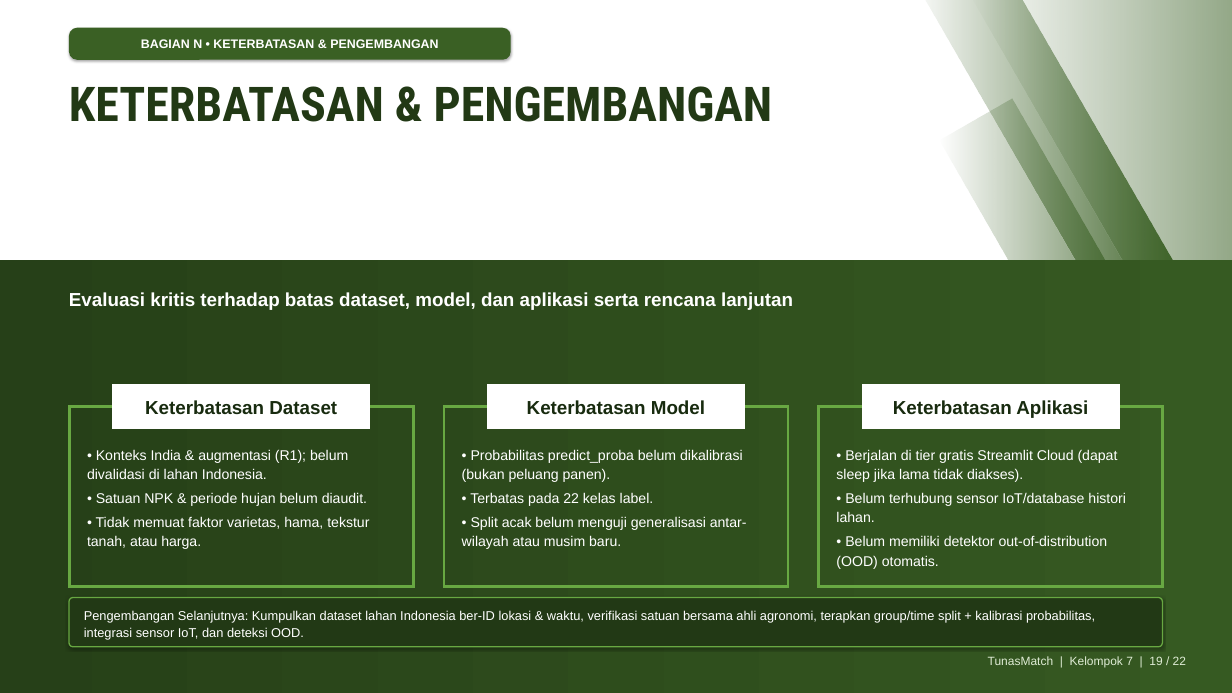
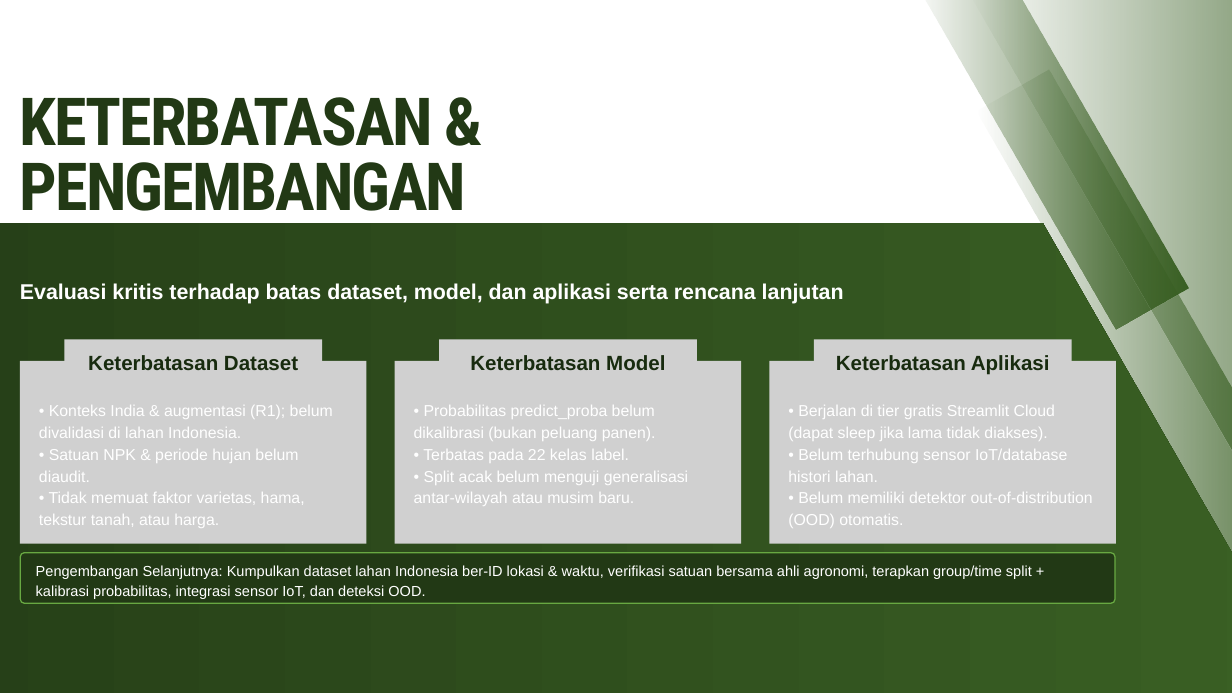
Before and after one commit to mikhailazka-dotcom/ML2026_TEK1302_Kelompok7_TunasMatch, a slide deck: slide 19 of presentation/Laporan_Proyek_Tanaman.pptx. Drawn at 1232x693 pixels with LibreOffice and Linux fonts; fonts in the diff are those of the drawing; grey boxes stand for pictures. Boxes give left, top, right and bottom in pixels: in the first picture for what was removed or moved away, otherwise in the second. Text is boxed around its words. In the diff, an @@ line names an element or a change of style, - is before the commit and + after.

```diff
--- a/presentation/Laporan_Proyek_Tanaman.pptx
+++ b/presentation/Laporan_Proyek_Tanaman.pptx
@@ rounded rectangle removed at box(69, 28, 511, 60) @@
-BAGIAN N • KETERBATASAN & PENGEMBANGAN
@@ freeform shape: place and size @@
-freeform shape at box(940, 99, 1195, 457)
+freeform shape at box(977, 69, 1232, 632)
@@ text "KETERBATASAN & PENGEMBANGAN": place and size @@
-text "KETERBATASAN & PENGEMBANGAN" at box(69, 86, 773, 122)
+text "KETERBATASAN & PENGEMBANGAN" at box(20, 97, 467, 226)
@@ text "KETERBATASAN & PENGEMBANGAN" at box(20, 97, 467, 226): size 56 to 77.5 pt, text colour #223915 to gradient #223915 to #3A6024, letter spacing 0 to -2.3 pt; line spacing 1.05 to 76.7pt @@
@@ freeform shape: place and size @@
-freeform shape at box(0, 260, 1232, 693)
+freeform shape at box(0, 223, 1232, 693)
@@ text "Evaluasi kritis terhadap batas dataset, ...": place and size @@
-text "Evaluasi kritis terhadap batas dataset, ..." at box(69, 292, 793, 310)
+text "Evaluasi kritis terhadap batas dataset, ..." at box(20, 283, 844, 304)
@@ text "Evaluasi kritis terhadap batas dataset, ..." at box(20, 283, 844, 304): size 22 to 25 pt; line spacing 1.15 to 34.5pt @@
@@ group added at box(20, 339, 1116, 544): 6 pictures @@
@@ 3 texts: place and size @@
-3 texts at box(145, 400, 1088, 418)
+3 texts at box(88, 355, 1050, 375)
@@ size 22 to 24 pt; line spacing 1.15 to 33.1pt in 3 elements at box(88, 355, 298, 370), box(470, 355, 665, 370), box(836, 355, 1050, 375) @@
@@ freeform shape removed at box(112, 384, 370, 429) @@
@@ freeform shape removed at box(487, 384, 745, 429) @@
@@ text "• Konteks India & augmentasi ...": place and size @@
-text "• Konteks India & augmentasi ..." at box(87, 449, 369, 549)
+text "• Konteks India & augmentasi ..." at box(39, 405, 333, 528)
@@ freeform shape removed at box(69, 407, 413, 586) @@
@@ size 16.5 to 18.5 pt; line spacing 1.15 to 25.5pt; less space between paragraphs in 3 elements at box(788, 405, 1093, 527), box(39, 405, 333, 528), box(414, 405, 688, 506) @@
@@ text "• Probabilitas predict_proba belum dikalibrasi ...": place and size @@
-text "• Probabilitas predict_proba belum dikalibrasi ..." at box(462, 449, 747, 549)
+text "• Probabilitas predict_proba belum dikalibrasi ..." at box(414, 405, 688, 506)
@@ freeform shape removed at box(444, 407, 788, 586) @@
@@ text "• Berjalan di tier gratis ...": place and size @@
-text "• Berjalan di tier gratis ..." at box(836, 449, 1126, 569)
+text "• Berjalan di tier gratis ..." at box(788, 405, 1093, 527)
@@ freeform shape removed at box(819, 407, 1162, 586) @@
@@ freeform shape: place and size @@
-freeform shape at box(862, 384, 1119, 429)
+freeform shape at box(20, 553, 1115, 603)
@@ freeform shape at box(20, 553, 1115, 603): fill #FFFFFF to #223915; outline none to #68A842 1.5 pt @@
@@ text "Pengembangan Selanjutnya: Kumpulkan dataset lahan ...": place and size @@
-text "Pengembangan Selanjutnya: Kumpulkan dataset lahan ..." at box(84, 610, 1095, 640)
+text "Pengembangan Selanjutnya: Kumpulkan dataset lahan ..." at box(36, 565, 1032, 599)
@@ text "Pengembangan Selanjutnya: Kumpulkan dataset lahan ..." at box(36, 565, 1032, 599): size 15 to 17 pt; line spacing 1.15 to 23.4pt @@
@@ rounded rectangle removed at box(69, 598, 1162, 647) @@
@@ text removed at box(988, 656, 1186, 668) @@
-TunasMatch | Kelompok 7 | 19 / 22
```
Also in this commit, not shown: 20 other slides changed, 1 slide added, 1 slide removed, 1 other file.
